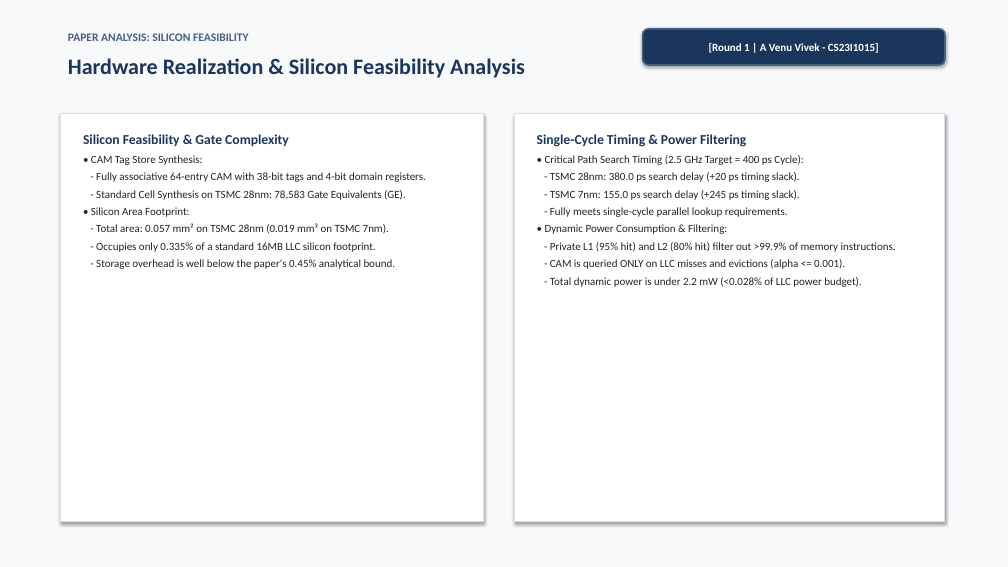
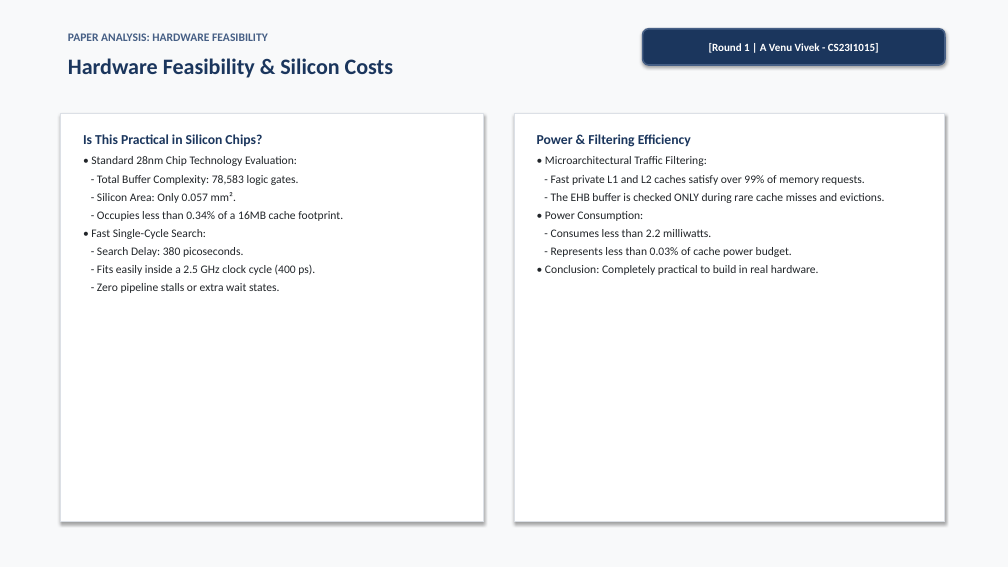
Before and after one commit to Sripadh16/IS-project, a slide deck: slide 8 of TreasureCache_Presentation.pptx. Drawn at 1008x567 pixels with LibreOffice and Linux fonts; fonts in the diff are those of the drawing. Boxes give left, top, right and bottom in pixels: in the first picture for what was removed or moved away, otherwise in the second. Text is boxed around its words. In the diff, an @@ line names an element or a change of style, - is before the commit and + after.

```diff
--- a/TreasureCache_Presentation.pptx
+++ b/TreasureCache_Presentation.pptx
@@ text at (68,33,268,41): text changed @@
-PAPER ANALYSIS: SILICON FEASIBILITY
+PAPER ANALYSIS: HARDWARE FEASIBILITY
@@ text at (68,58,393,78): text changed @@
-Hardware Realization & Silicon Feasibility Analysis
+Hardware Feasibility & Silicon Costs
@@ text at (83,134,343,293): text changed; size 10.5 to 11 pt @@
-Silicon Feasibility & Gate Complexity
-• CAM Tag Store Synthesis:
-- Fully associative 64-entry CAM with 38-bit tags and 4-bit domain registers.
-- Standard Cell Synthesis on TSMC 28nm: 78,583 Gate Equivalents (GE).
-• Silicon Area Footprint:
-- Total area: 0.057 mm² on TSMC 28nm (0.019 mm² on TSMC 7nm).
-- Occupies only 0.335% of a standard 16MB LLC silicon footprint.
-- Storage overhead is well below the paper's 0.45% analytical bound.
+Is This Practical in Silicon Chips?
+• Standard 28nm Chip Technology Evaluation:
+- Total Buffer Complexity: 78,583 logic gates.
+- Silicon Area: Only 0.057 mm².
+- Occupies less than 0.34% of a 16MB cache footprint.
+• Fast Single-Cycle Search:
+- Search Delay: 380 picoseconds.
+- Fits easily inside a 2.5 GHz clock cycle (400 ps).
+- Zero pipeline stalls or extra wait states.
@@ text at (537,134,885,275): text changed; size 10.5 to 11 pt @@
-Single-Cycle Timing & Power Filtering
-• Critical Path Search Timing (2.5 GHz Target = 400 ps Cycle):
-- TSMC 28nm: 380.0 ps search delay (+20 ps timing slack).
-- TSMC 7nm: 155.0 ps search delay (+245 ps timing slack).
-- Fully meets single-cycle parallel lookup requirements.
-• Dynamic Power Consumption & Filtering:
-- Private L1 (95% hit) and L2 (80% hit) filter out >99.9% of memory instructions.
-- CAM is queried ONLY on LLC misses and evictions (alpha <= 0.001).
-- Total dynamic power is under 2.2 mW (<0.028% of LLC power budget).
+Power & Filtering Efficiency
+• Microarchitectural Traffic Filtering:
+- Fast private L1 and L2 caches satisfy over 99% of memory requests.
+- The EHB buffer is checked ONLY during rare cache misses and evictions.
+• Power Consumption:
+- Consumes less than 2.2 milliwatts.
+- Represents less than 0.03% of cache power budget.
+• Conclusion: Completely practical to build in real hardware.
```
Also in this commit, not shown: 19 other slides changed, 5 other files.
